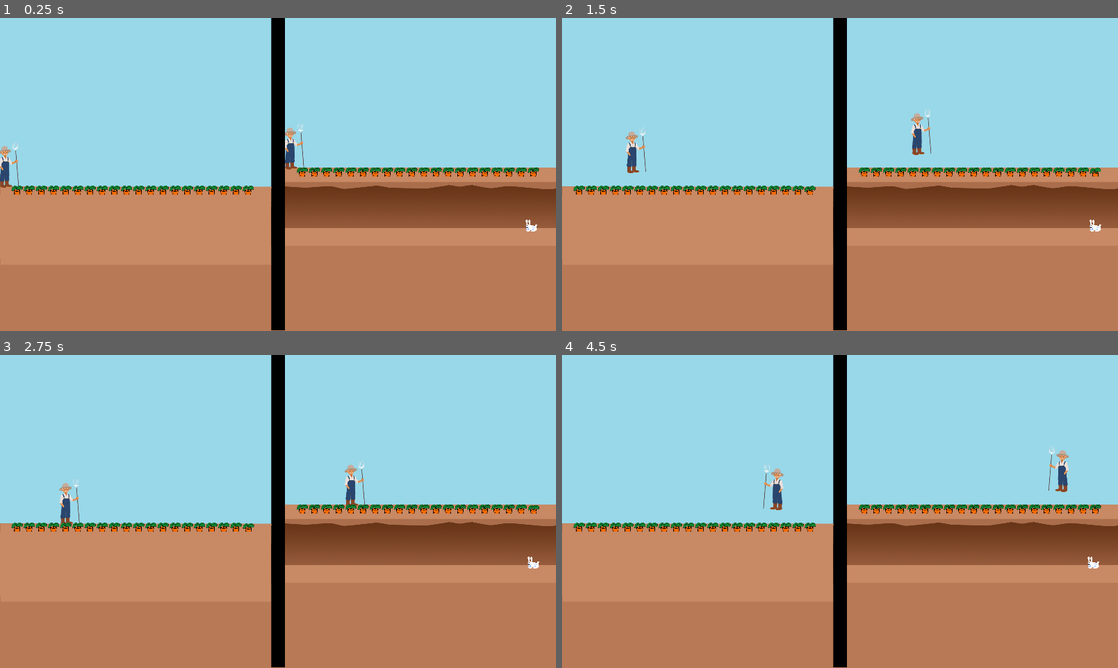
Above: before the commit, frames 1-4 (two rows, left to right).
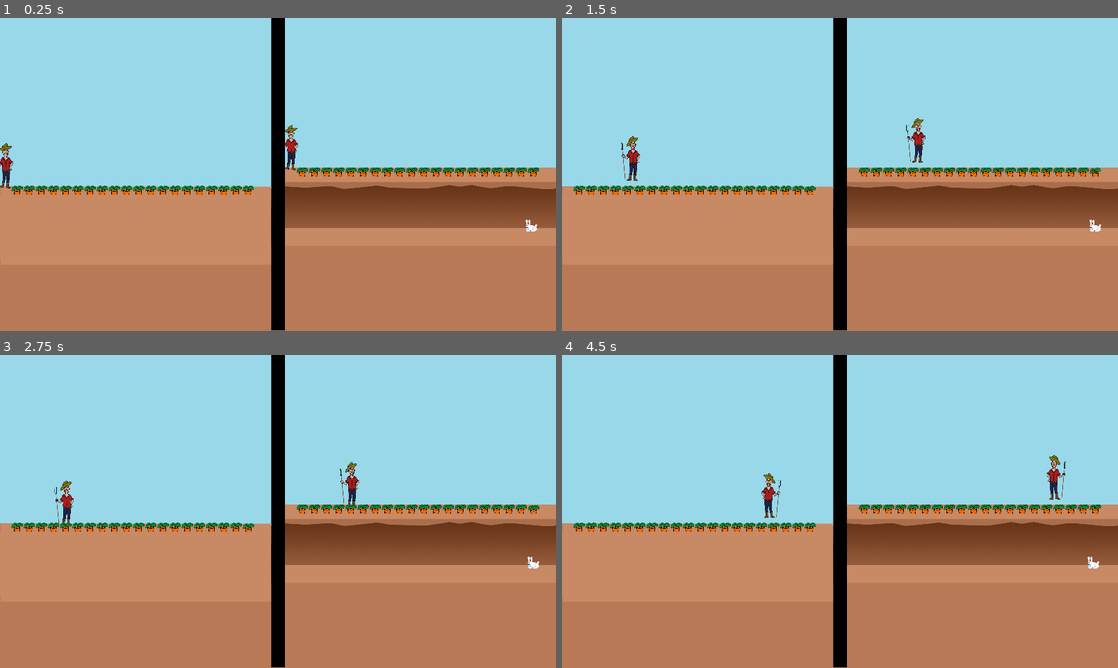
Above: after the commit, the same moments.

Repository: Brusi/ggj23
Game: Godot game, scene res://Game.tscn
The game is run twice, just before and just after one commit, with the same random seed, the same clock (stepped at 60 frames per second) and the same inputs.
Inputs:
- Up to frame 1 (0.25 s): no input
- Up to frame 2 (1.5 s): tap Enter at 0.5 s; hold D (farmer_right) 0.53-1.28 s; tap W (farmer_action_1) at 0.6 s; hold Down (rabbit_down) from 1.28 s (still down); tap S (farmer_pitchfork) at 1.35 s
- Up to frame 3 (2.75 s): tap R (restart) at 2 s; release Down (rabbit_down) at 2.03 s; hold D (farmer_right) from 2.03 s (still down); tap W (farmer_action_1) at 2.1 s
- Up to frame 4 (4.5 s): tap S (farmer_pitchfork) at 2.85, 4.35 s; tap R (restart) at 3.5 s; release D (farmer_right) at 3.53 s; hold A (farmer_left) from 3.53 s (still down); tap W (farmer_action_1) at 3.6 s

The runs differ from the first frame. In frame 1, 0.6% of the frame differs, in the area x 0-55%, y 33-55%; in frame 2, 0.7%; in frame 3, 0.6%; in frame 4, 0.9%, in the area x 35-92%, y 29-53%.

Commit message:
Add farmer sprite
And temp music

Diff:
--- a/project/Farmer.tscn
+++ b/project/Farmer.tscn
@@ -1,17 +1,48 @@
-[gd_scene load_steps=4 format=2]
+[gd_scene load_steps=8 format=2]
 
 [ext_resource path="res://assets/farmer.png" type="Texture" id=1]
 [ext_resource path="res://Farmer.gd" type="Script" id=2]
 [ext_resource path="res://assets/pitchfork.png" type="Texture" id=3]
+[ext_resource path="res://assets/farmaer_idle.png" type="Texture" id=4]
+
+[sub_resource type="AtlasTexture" id=2]
+flags = 4
+atlas = ExtResource( 4 )
+region = Rect2( 0, 0, 168, 336 )
+
+[sub_resource type="AtlasTexture" id=3]
+flags = 4
+atlas = ExtResource( 4 )
+region = Rect2( 168, 0, 168, 336 )
+
+[sub_resource type="SpriteFrames" id=1]
+animations = [ {
+"frames": [ SubResource( 2 ), SubResource( 3 ) ],
+"loop": true,
+"name": "default",
+"speed": 2.0
+} ]
 
 [node name="Farmer" type="Node2D"]
 script = ExtResource( 2 )
 
-[node name="Sprite" type="Sprite" parent="."]
+[node name="Sprite" type="AnimatedSprite" parent="."]
+scale = Vector2( 0.5, 0.5 )
+frames = SubResource( 1 )
+playing = true
+
+[node name="Clone" type="AnimatedSprite" parent="Sprite"]
+position = Vector2( -1880, 0 )
+frames = SubResource( 1 )
+frame = 1
+playing = true
+
+[node name="SpriteOld" type="Sprite" parent="."]
+visible = false
 position = Vector2( 13, -3 )
 texture = ExtResource( 1 )
 
-[node name="Clone" type="Sprite" parent="Sprite"]
+[node name="Clone" type="Sprite" parent="SpriteOld"]
 position = Vector2( -940, 0 )
 texture = ExtResource( 1 )
 
--- a/project/Game.tscn
+++ b/project/Game.tscn
@@ -10,6 +10,7 @@
 [ext_resource path="res://ScreenSplitter.gd" type="Script" id=8]
 [ext_resource path="res://assets/upper_ground.png" type="Texture" id=9]
 [ext_resource path="res://UpperGround.gd" type="Script" id=10]
+[ext_resource path="res://assets/sound/music.ogg" type="AudioStream" id=11]
 
 [node name="Game" type="Node2D" groups=["game"]]
 script = ExtResource( 6 )
@@ -120,3 +121,7 @@
 z_index = 20
 texture = ExtResource( 9 )
 script = ExtResource( 10 )
+
+[node name="Music" type="AudioStreamPlayer" parent="."]
+stream = ExtResource( 11 )
+autoplay = true
Not shown: 1 places in project/Game.tscn that only renumber resources
Binary file added: project/assets/farmaer_idle.png
Not shown, added: project/assets/farmaer_idle.png.import
Not shown, added: project/assets/sound/music.ogg.import
Not shown, added: project/assets/sound/music.ogg
